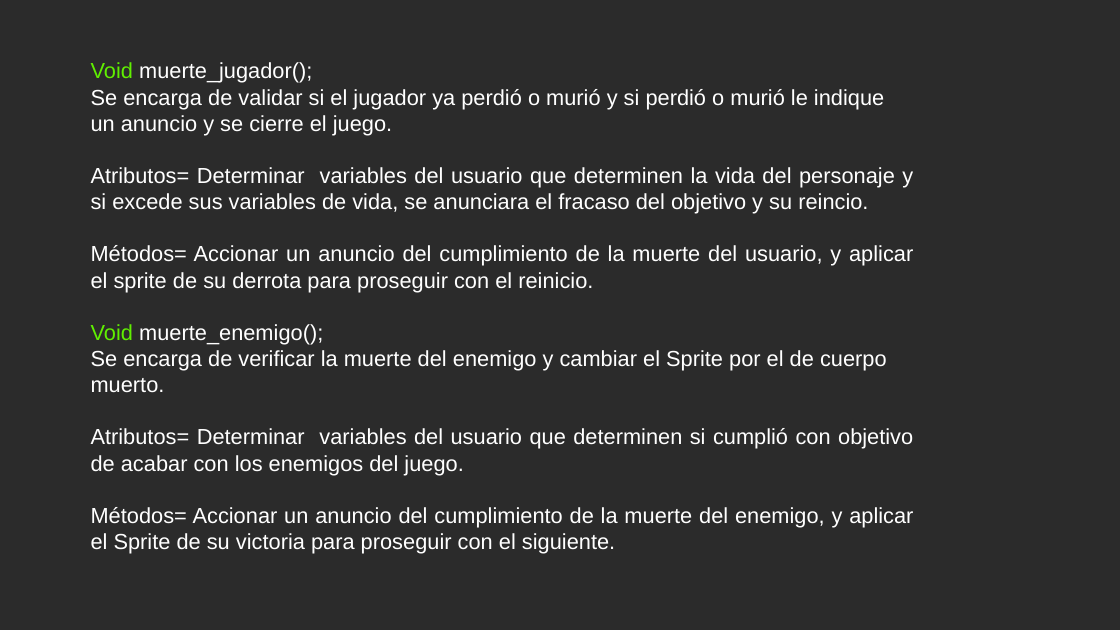
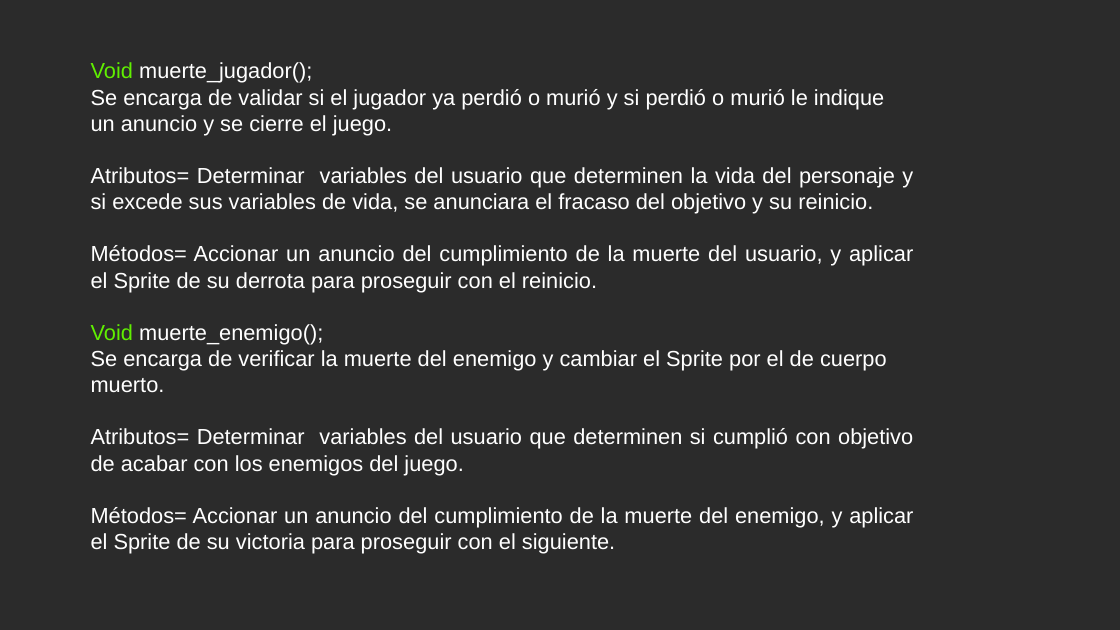
Before and after one commit to Jancarlos96/the_final_project, a slide deck: slide 19 of proyecto final.pptx. Drawn at 1120x630 pixels with LibreOffice and Linux fonts; fonts in the diff are those of the drawing; background and template pictures are left out; a plain dark background stands for a picture behind light text. Boxes give left, top, right and bottom in pixels: in the first picture for what was removed or moved away, otherwise in the second. Text is boxed around its words. In the diff, an @@ line names an element or a change of style, - is before the commit and + after.

```diff
--- a/proyecto final.pptx
+++ b/proyecto final.pptx
@@ text at bbox=[91, 167, 913, 292]: text changed @@
-Atributos= Determinar variables del usuario que determinen la vida del personaje y si excede sus variables de vida, se anunciara el fracaso del objetivo y su reincio.
-Métodos= Accionar un anuncio del cumplimiento de la muerte del usuario, y aplicar el sprite de su derrota para proseguir con el reinicio.
+Atributos= Determinar variables del usuario que determinen la vida del personaje y si excede sus variables de vida, se anunciara el fracaso del objetivo y su reinicio.
+Métodos= Accionar un anuncio del cumplimiento de la muerte del usuario, y aplicar el Sprite de su derrota para proseguir con el reinicio.
```
Also in this commit, not shown: 1 other slide changed, 3 slides added.
